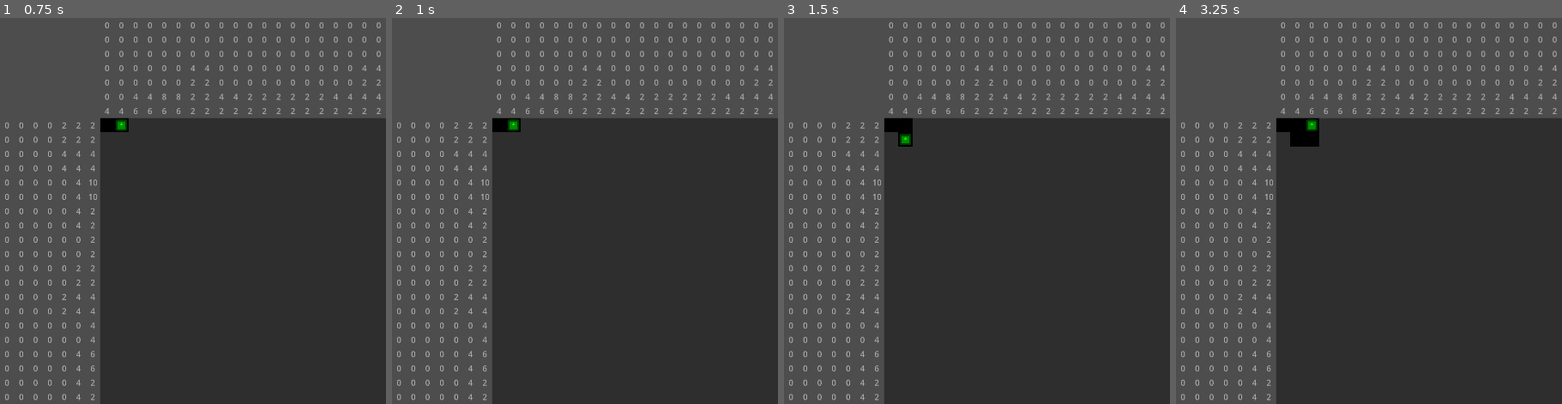
Above: before the commit, frames 1-4 (left to right).
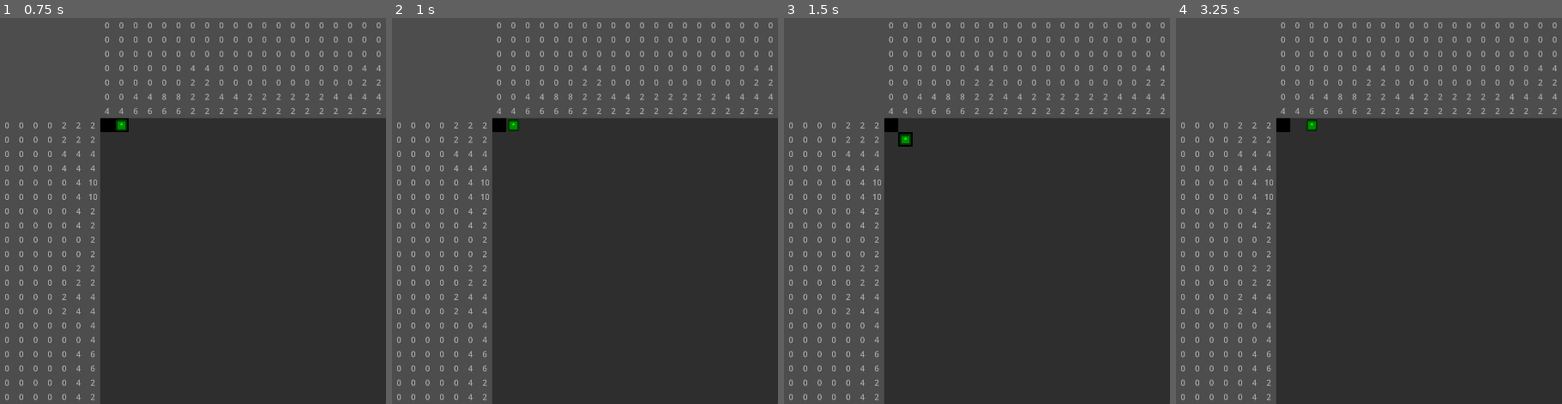
Above: after the commit, the same moments.

Repository: Kamranaway/Touhou-Fan-Game-Jam-11
Game: Godot game, scene res://assets/scenes/Puzzle.tscn
The game is run twice, just before and just after one commit, with the same random seed, the same clock (stepped at 60 frames per second) and the same inputs. The project has no main scene, so this scene is started directly. The engine's default icon, where the game draws it, is replaced by a stand-in: a white triangle on a blue panel in a dark square.
Inputs:
- Up to frame 1 (0.75 s): tap Enter (ui_accept) at 0.5, 0.6 s; hold Right (ui_right) from 0.53 s (still down)
- Up to frame 2 (1 s): keep holding Right (ui_right); tap Enter (ui_accept) at 0.77 s
- Up to frame 3 (1.5 s): tap Enter (ui_accept) at 1.07, 1.25, 1.35 s; release Right (ui_right) at 1.28 s; hold Down (ui_down) from 1.28 s (still down)
- Up to frame 4 (3.25 s): tap Enter (ui_accept) at 1.52, 1.82, 2, 2.1, 2.75, 2.85, 3.02 s; release Down (ui_down) at 2.03 s; hold Right (ui_right) 2.03-2.78 s; hold Up (ui_up) from 2.78 s (still down)

Frame 1 is identical in both runs. In frame 2, less than 0.1% of the frame differs, in the area x 29-34%, y 26-30%; in frame 3, 0.1%; in frame 4, 0.5%, in the area x 29-38%, y 26-34%.

Commit message:
initial work on hint greying; adjust input state machine

Diff:
--- a/assets/scripts/GridContainer.gd
+++ b/assets/scripts/GridContainer.gd
@@ -36,6 +36,9 @@
 func get_grid_tile(x: int, y: int):
 	return get_child(grid_to_index(x, y))
 
+func get_grid_tile_state(x: int, y: int):
+	return get_grid_tile(x, y).current_state
+
 func update_cursor_sprite_position():
 	cursor.position = get_grid_tile(cursor_pos.x, cursor_pos.y).position
 	cursor.position.x += 20
@@ -44,25 +47,73 @@
 func get_inputs():
 	if Input.is_action_just_pressed("ui_accept"):
 		var tile = get_grid_tile(cursor_pos.x, cursor_pos.y)
-		tile.set_state(tile.State.FILLED)
+		#tile.set_state(tile.State.FILLED)
+		if tile.change_state(tile.State.FILLED):
+			update_hint_panels()
 
 	if Input.is_action_just_pressed("ui_cancel"):
 		var tile = get_grid_tile(cursor_pos.x, cursor_pos.y)
-		tile.set_state(tile.State.CROSS)
+		#tile.set_state(tile.State.CROSS)
+		if tile.change_state(tile.State.CROSS):
+			update_hint_panels()
 
 	if Input.is_action_just_pressed("ui_right"):
 		cursor_pos.x += 1
+		#print(get_grid_tile_state(cursor_pos.x, cursor_pos.y))
 	elif Input.is_action_just_pressed("ui_left"):
 		cursor_pos.x -= 1
-
+		#print(get_grid_tile_state(cursor_pos.x, cursor_pos.y))
 	if Input.is_action_just_pressed("ui_up"):
 		cursor_pos.y -= 1
+		#print(get_grid_tile_state(cursor_pos.x, cursor_pos.y))
 	if Input.is_action_just_pressed("ui_down"):
 		cursor_pos.y += 1
+		#print(get_grid_tile_state(cursor_pos.x, cursor_pos.y))
 
 	cursor_pos.x = clampi(cursor_pos.x, 0, size_x - 1)
 	cursor_pos.y = clampi(cursor_pos.y, 0, size_y - 1)
 	update_cursor_sprite_position()
 
+func update_hint_panels():
+	# get separate nodes for the top and left panels
+	var hint_panel_left
+	var hint_panel_top
+	for hint_panel in get_tree().get_nodes_in_group("hint_panel"):
+		if hint_panel.is_left:
+			hint_panel_left = hint_panel
+		else:
+			hint_panel_top = hint_panel
+	var col_hints = hint_panel_top.col_hints
+	var row_hints = hint_panel_top.row_hints
+	var board_state = get_board_state()
+	var coord_list = []
+
+	# column hints
+	var hint_idx = 0
+	var curr_hint = col_hints[hint_idx]
+	var run = 0
+	for r in range(size_y):
+		#for
+		print('bwah')
+
+	#print(board_state)
+
+# takes a Vector2[]	of (x, y) coord pairs
+func hide_hints_at_coords(coord_list):
+	pass
+
+# strip state of the board into 2d array; saves time for multiple calls
+# and makes it like 20000 times easier to code lol
+func get_board_state():
+	var matrix = []
+	for r in range(size_y):
+		matrix.append([])
+		for c in range(size_x):
+			matrix[r].append(Slot.State.EMPTY)
+	for c in range(size_x):
+		for r in range(size_y):
+			matrix[r][c] = get_grid_tile_state(c, r)
+	return matrix
+
 func _process(delta):
 	get_inputs()
--- a/assets/scripts/Slot.gd
+++ b/assets/scripts/Slot.gd
@@ -1,29 +1,42 @@
 extends MarginContainer
+
+class_name Slot
 
 var current_state = State.EMPTY
 @onready var cross = $Cross
 @onready var fill = $Fill
 
 enum State {
-	EMPTY,
-	FILLED,
-	CROSS
+	EMPTY = 0,
+	FILLED = 1,
+	CROSS = -1
 }
 
+# completely ignores previous state, not to be used for player actions
 func set_state(new_state: State):
 	current_state = new_state
+	toggle_visibility()
 
-	match (new_state):
+func change_state(state_to_try: State):
+	if state_to_try == State.EMPTY:
+		return false # do nothing if we're not actually intending to change it (i.e. mouseover with no option selected
+	if current_state != State.EMPTY:
+		current_state = State.EMPTY
+	else:
+		current_state = state_to_try
+	toggle_visibility()
+	return true
+
+func toggle_visibility():
+	match(current_state):
 		State.EMPTY:
 			cross.visible = false
 			fill.visible = false
 		State.FILLED:
-			cross.visible = true
+			cross.visible = false
 			fill.visible = true
 		State.CROSS:
 			cross.visible = true
 			fill.visible = false
 		_:
-			current_state = State.EMPTY
-			cross.visible = false
-			fill.visible = false
+			print('what the fuck')
